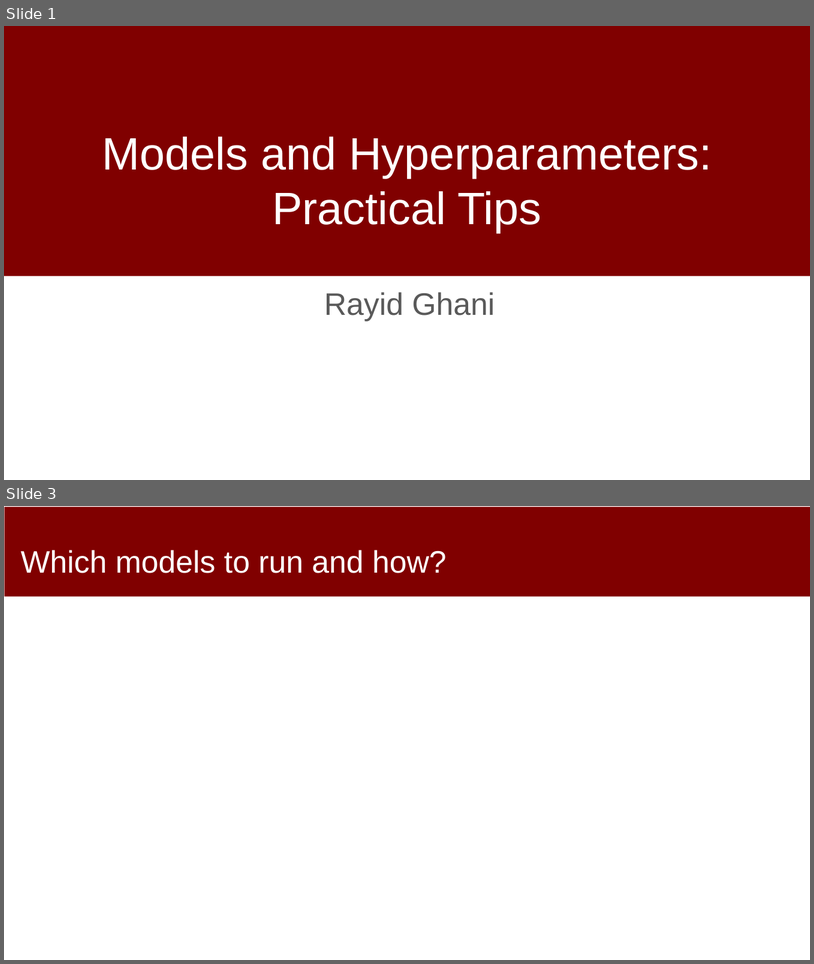
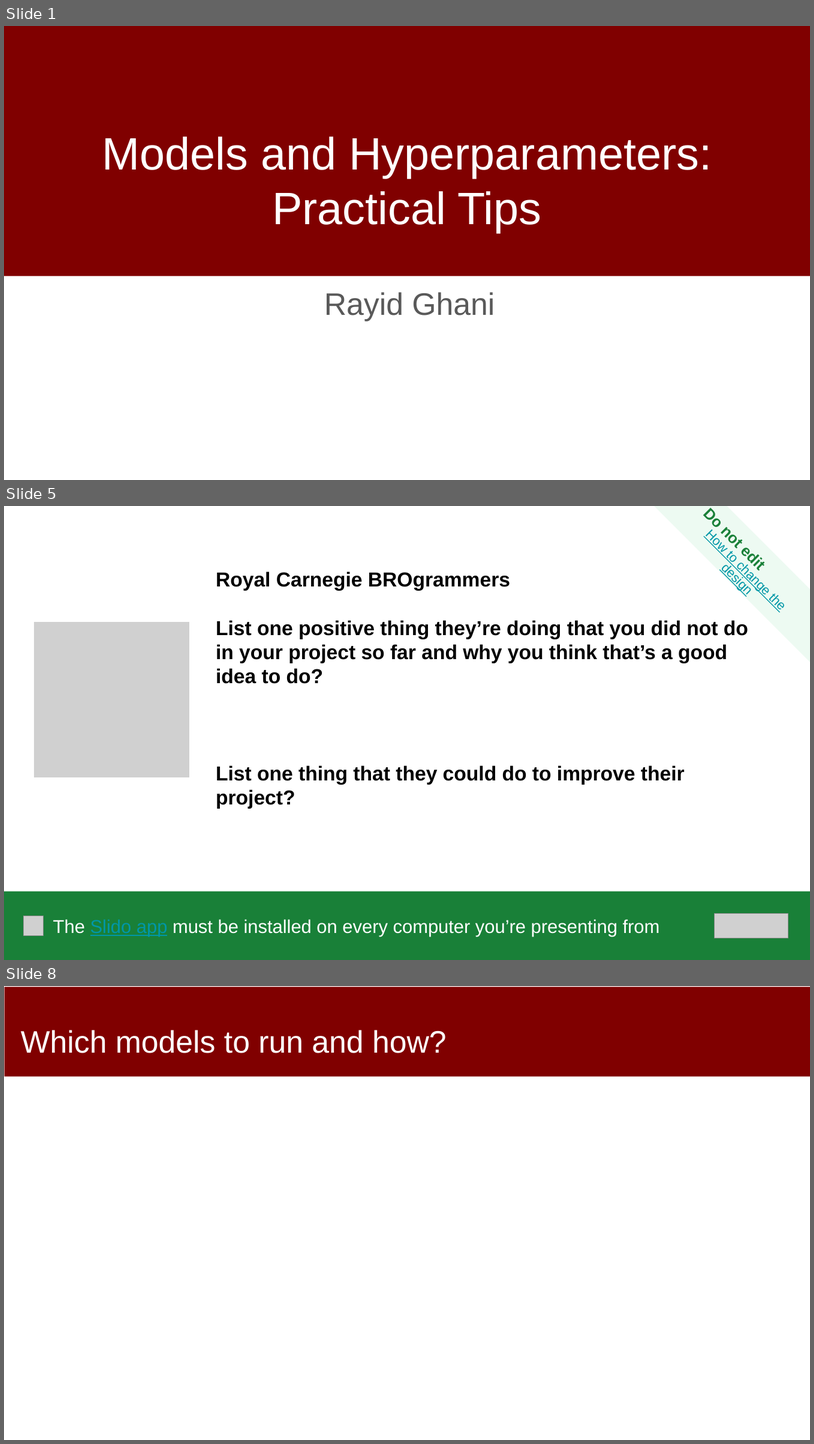
Before and after one commit to dssg/MLinPractice, a slide deck: Lectures/Lecture9-PracticalModeling-Hyperparameters.pptx. Shown one above the other, each under a label of ours: slides 1 and 3 before the commit, slides 1, 5 and 8 after it; the slides between them are not shown. The pictures are 814x964 and 814x1444 pixels, drawn with LibreOffice and Linux fonts; fonts in the diff are those of the drawing; grey boxes stand for pictures; background and template pictures are left out. Boxes give left, top, right and bottom in pixels: in the first picture for what was removed or moved away, otherwise in the second. Text is boxed around its words. In the diff, an @@ line names an element or a change of style, - is before the commit and + after.

```diff
--- a/Lectures/Lecture9-PracticalModeling-Hyperparameters.pptx
+++ b/Lectures/Lecture9-PracticalModeling-Hyperparameters.pptx
@@ slide 5 added at (x1=4, y1=506, x2=810, y2=960), background #FFFFFF @@
@@ trapezoid added at (x1=654, y1=506, x2=810, y2=662), fill #EDFAF2, 15.4 pt, text #0097A7, underline @@
+Do not edit
+How to change the design
@@ rectangle added at (x1=210, y1=572, x2=771, y2=827), outline #FFFFFF 2 pt, 24 pt, text #000000, bold @@
+Royal Carnegie BROgrammers
+List one positive thing they’re doing that you did not do in your project so far and why you think that’s a good idea to do?
+List one thing that they could do to improve their project?
@@ picture added at (x1=33, y1=622, x2=191, y2=778) @@
@@ rectangle added at (x1=4, y1=891, x2=810, y2=960), fill #198038, 22.1 pt, text #FFFFFF @@
+The Slido app must be installed on every computer you’re presenting from
@@ picture added at (x1=23, y1=916, x2=43, y2=935) @@
@@ picture added at (x1=715, y1=913, x2=789, y2=938) @@
@@ what was slide 3 is now slide 8 @@
```
Also in this commit, not shown: 1 slide changed, 4 other slides added.
